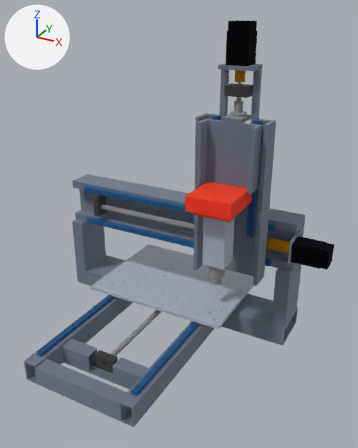
Before and after pictures for a commit that changed the glTF model cad/standard/glb/standard_dock.glb.
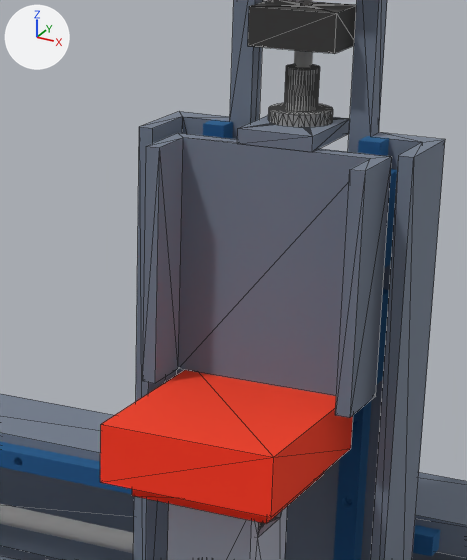
Each version appears first whole from a 50 mm camera at (911.0, -1068.0, 846.0) aimed at (308.0, 28.0, 298.0), and next in a close-up on the part from 44% to 79% of the width and 19% to 52% of the height. Every picture has the same lights, and +X, +Y and +Z are marked at upper left. The older version's two pictures come first. The close-ups show mesh edges as thin lines. Where no turn or scale is listed for an object, it has been applied to the vertices. Vertices at exactly the same position are counted once.

The first close-up shows 'beam', 'head_mount', 'head_receiver', 'tooldock_master', 'x_carriage', 'x_rail_top', 'x_screw', 'z_bk', 'z_nut', 'z_nut_tab', 'z_rail_1', 'z_slide' and 4 more.
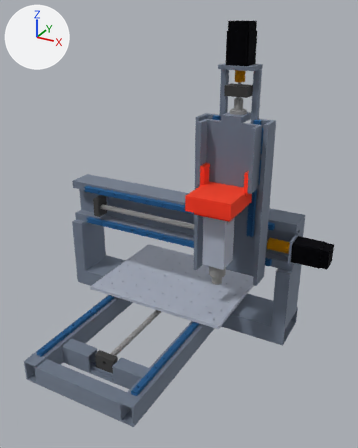
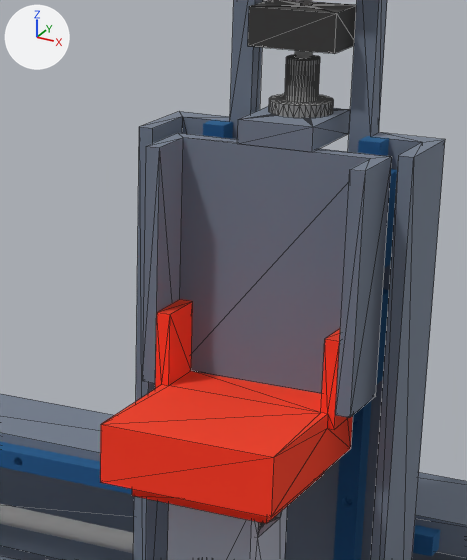
Edits to the bpy script that builds the scene:
```text
Change me_z_nut_tab:
    used by ob_z_nut_tab; location = (0.0, 0.0, 0.0)
    remove me_z_nut_tab.from_pydata(...)  # 80 vertices, 160 faces; spans x 414.0..466.0, y 53.0..117.0, z 586.0..596.0
    add me_z_nut_tab.from_pydata(...)  # 80 vertices, 160 faces; spans x 414.0..466.0, y 53.0..117.0, z 586.0..602.0
    me_z_nut_tab part 1: the whole mesh is scaled about its middle by (1, 1, 1.6), then moved by (0.0, 0.0, 3.0)
Change me_z_nut:
    used by ob_z_nut; location = (0.0, 0.0, 0.0)
    remove me_z_nut.from_pydata(...)  # 216 vertices, 432 faces; spans x 419.0..461.0, y 74.0..116.0, z 596.0..631.0
    add me_z_nut.from_pydata(...)  # 216 vertices, 432 faces; spans x 419.0..461.0, y 74.0..116.0, z 602.0..637.0
    me_z_nut part 2: the whole mesh is moved by (0.0, 0.0, 6.0)
Change me_tooldock_master:
    used by ob_tooldock_master; location = (0.0, 0.0, 0.0)
    remove me_tooldock_master.from_pydata(...)  # 16 vertices, 24 faces; spans x 380.0..500.0, y -70.0..65.0, z 386.0..426.0
    add me_tooldock_master.from_pydata(...)  # 40 vertices, 72 faces; spans x 375.0..505.0, y -70.0..65.0, z 386.0..476.0
    me_tooldock_master part 3
    6 faces are deleted
    14 vertices are added at x 375.0..505.0, y 18.0..53.0, z 416.0..476.0
    10 new vertices lie (0.0, 35.0, 0.0) away from vertices in x 375.0..505.0, y 18.0, z 416.0..476.0
    54 new faces join them
```

Boxes [x1, y1, x2, y2] around the edits, measured in the close-ups (467 x 560 px):
'tooldock_master', reshaped (48% taller)
    before: [100, 370, 353, 518]
    after: [100, 299, 353, 518]
'z_nut_tab', moved, rescaled (24% taller)
    before: [237, 115, 350, 152]
    after: [237, 106, 350, 152]
'z_nut', moved
    before: [268, 64, 333, 127]
    after: [269, 55, 334, 118]
part 3 of me_tooldock_master, built on
    before: [101, 370, 353, 517]
    after: [101, 299, 353, 517]
